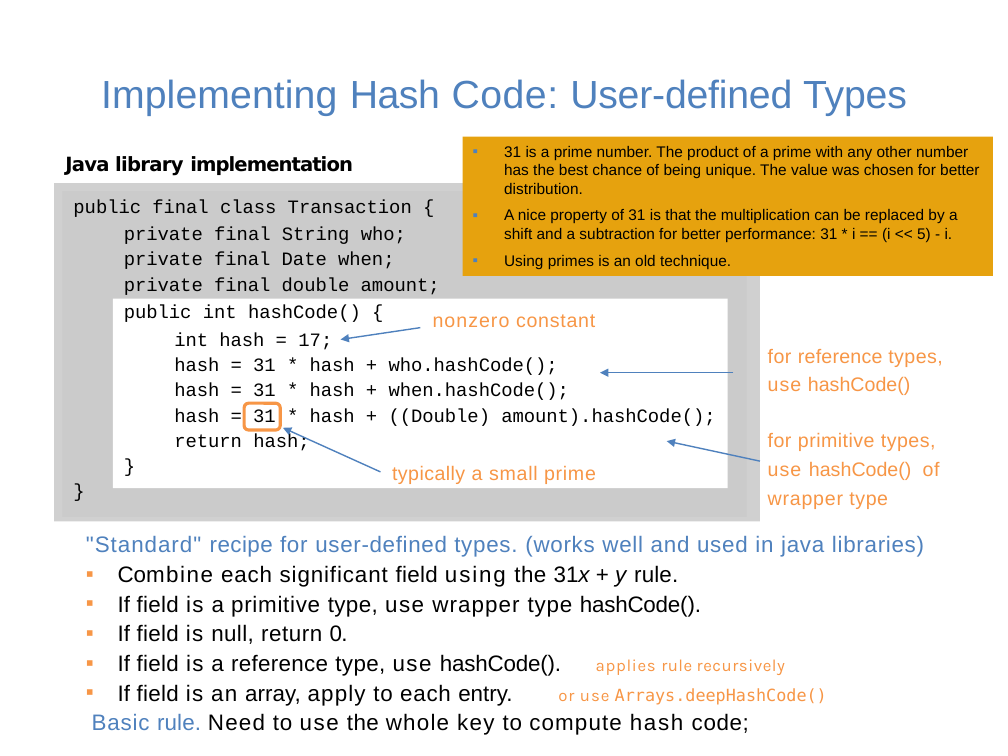
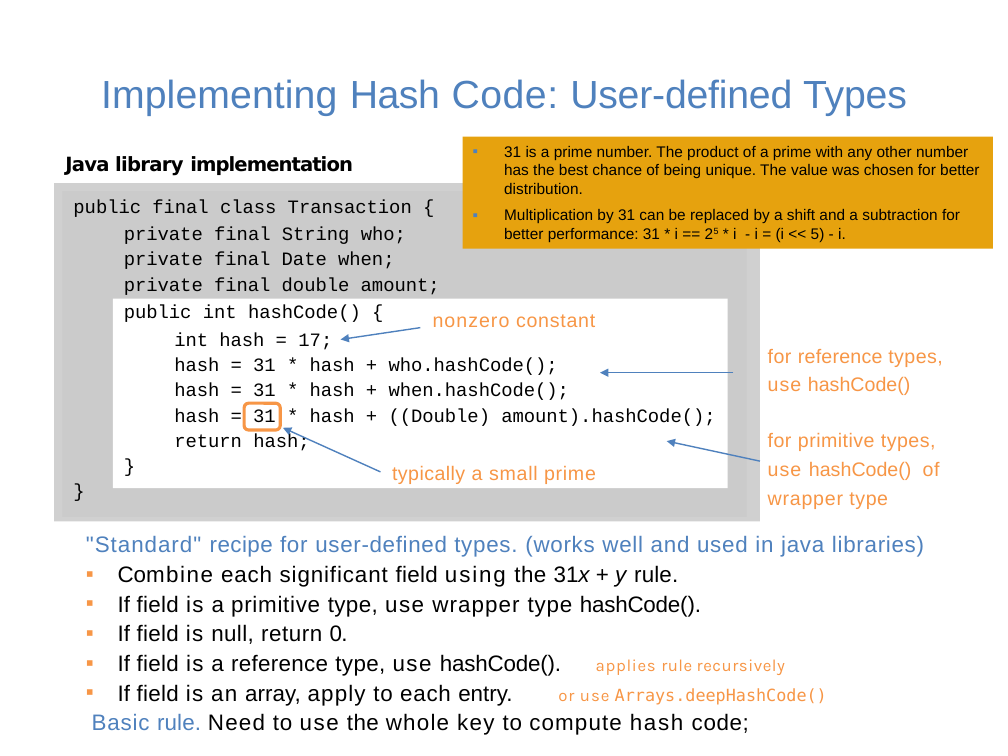
Before and after one commit to guhofstra/CSC111Fa25, a slide deck: slide 12 of PPTs/Lecture 7-hash table.pptx. Drawn at 1008x756 pixels with LibreOffice and Linux fonts; fonts in the diff are those of the drawing; grey boxes stand for pictures. Boxes give left, top, right and bottom in pixels: in the first picture for what was removed or moved away, otherwise in the second. Text is boxed around its words. In the diff, an @@ line names an element or a change of style, - is before the commit and + after.

```diff
--- a/PPTs/Lecture 7-hash table.pptx
+++ b/PPTs/Lecture 7-hash table.pptx
@@ rectangle "31 is a prime number. ...": place and size @@
-rectangle "31 is a prime number. ..." at [463, 137, 993, 276]
+rectangle "31 is a prime number. ..." at [463, 137, 993, 249]
@@ text in rectangle at [504, 209, 960, 243]: text changed @@
-▪ A nice property of 31 is that the multiplication can be replaced by a shift and a subtraction for better performance: 31 * i == (i << 5) - i.
-▪ Using primes is an old technique.
+▪ Multiplication by 31 can be replaced by a shift and a subtraction for better performance: 31 * i == 25 * i - i = (i << 5) - i.
```
Also in this commit, not shown: 11 other slides changed, 9 other files.
